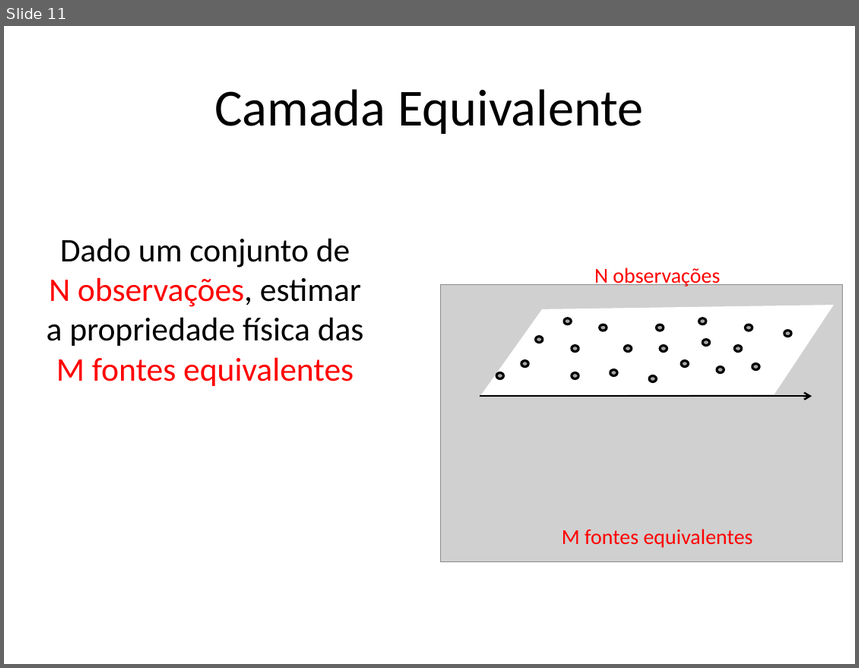
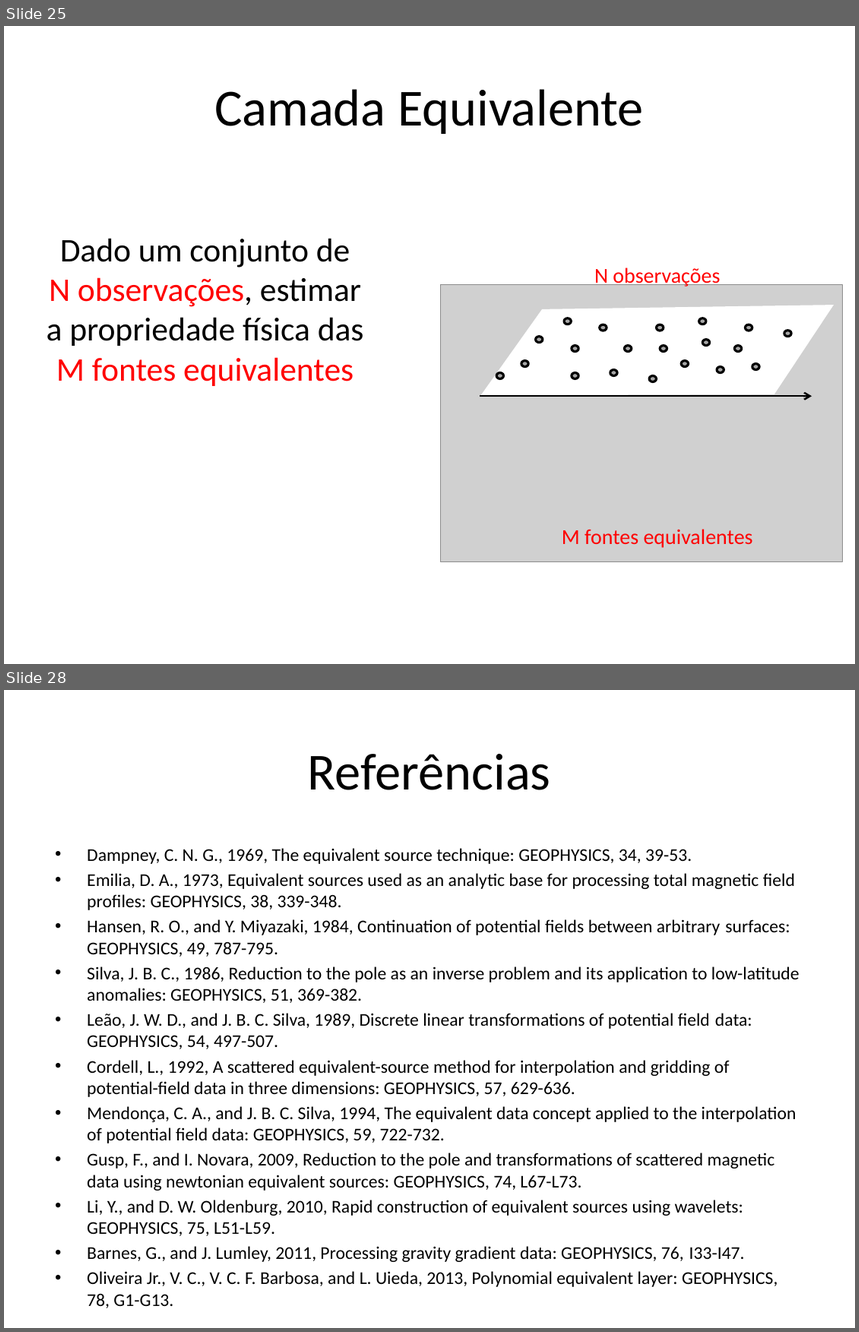
Before and after one commit to pinga-lab/CE-VII-SimBGf-2016, a slide deck: slides/ce-introducao.pptx. Shown one above the other, each under a label of ours: slide 11 before the commit, slides 25 and 28 after it; the slides between them are not shown. The pictures are 859x668 and 859x1332 pixels, drawn with LibreOffice and Linux fonts; fonts in the diff are those of the drawing; grey boxes stand for pictures. Boxes give left, top, right and bottom in pixels: in the first picture for what was removed or moved away, otherwise in the second. Text is boxed around its words. In the diff, an @@ line names an element or a change of style, - is before the commit and + after.

Commit message:
primeiras ideias sobre camada equivalente

```diff
--- a/slides/ce-introducao.pptx
+++ b/slides/ce-introducao.pptx
@@ slide 28 added at (x1=4, y1=690, x2=855, y2=1328), background #FFFFFF @@
@@ title added at (x1=308, y1=754, x2=551, y2=790), 44 pt, text #000000 @@
+Referências
@@ text added at (x1=87, y1=848, x2=800, y2=1262), 15.2 pt, text #000000 @@
+• Dampney, C. N. G., 1969, The equivalent source technique: GEOPHYSICS, 34, 39-53.
+• Emilia, D. A., 1973, Equivalent sources used as an analytic base for processing total magnetic field profiles: GEOPHYSICS, 38, 339-348.
+• Hansen, R. O., and Y. Miyazaki, 1984, Continuation of potential fields between arbitrary surfaces: GEOPHYSICS, 49, 787-795.
+• Silva, J. B. C., 1986, Reduction to the pole as an inverse problem and its application to low-latitude anomalies: GEOPHYSICS, 51, 369-382.
+• Leão, J. W. D., and J. B. C. Silva, 1989, Discrete linear transformations of potential field data: GEOPHYSICS, 54, 497-507.
+• Cordell, L., 1992, A scattered equivalent-source method for interpolation and gridding of potential-field data in three dimensions: GEOPHYSICS, 57, 629-636.
+• Mendonça, C. A., and J. B. C. Silva, 1994, The equivalent data concept applied to the interpolation of potential field data: GEOPHYSICS, 59, 722-732.
+• Gusp, F., and I. Novara, 2009, Reduction to the pole and transformations of scattered magnetic data using newtonian equivalent sources: GEOPHYSICS, 74, L67-L73.
+• Li, Y., and D. W. Oldenburg, 2010, Rapid construction of equivalent sources using wavelets: GEOPHYSICS, 75, L51-L59.
+• Barnes, G., and J. Lumley, 2011, Processing gravity gradient data: GEOPHYSICS, 76, I33-I47.
+• Oliveira Jr., V. C., V. C. F. Barbosa, and L. Uieda, 2013, Polynomial equivalent layer: GEOPHYSICS, 78, G1-G13.
@@ what was slide 11 is now slide 25 @@
```
Also in this commit, not shown: 2 slides changed, 15 other slides added, 1 slide removed, 1 other file.
